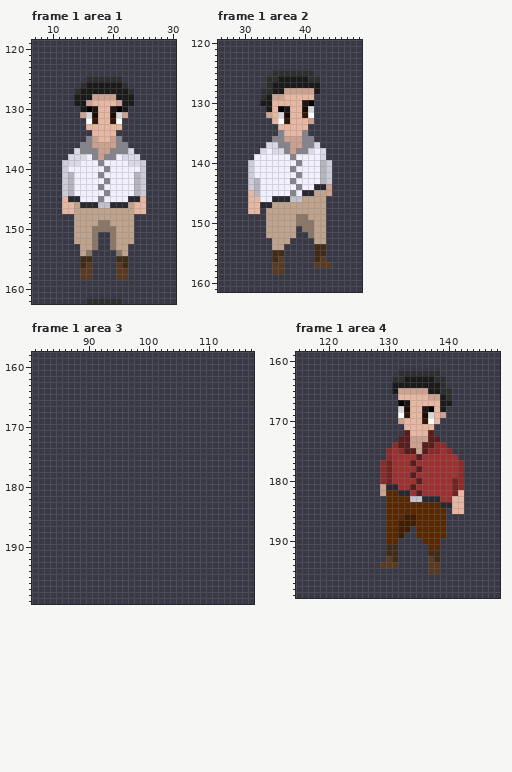
File history of a pixel-art file, Dibujo/IDEAS/Lux/EDICION/Portafolio.aseprite. This is how it looked before the edit.
600x600 pixels, 8 frames. Colours within 5 levels of each other are drawn and written as one. Shown: frame 1 area 1: x 7..30, y 119..162; frame 1 area 2: x 26..49, y 120..161; frame 1 area 3: x 81..117, y 158..199; frame 1 area 4: x 115..148, y 159..199. The commit also changed other frames or places, which this record leaves out.
The same view after the edit:
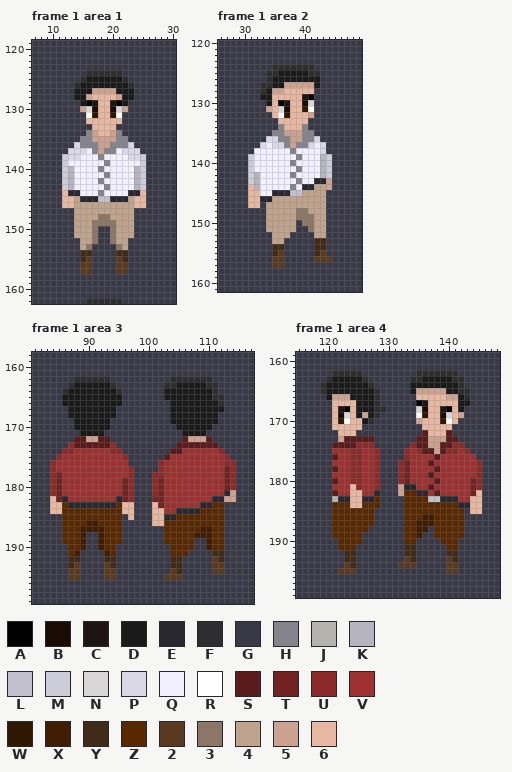
Palette (. is transparent): A #000000  B #1a0b03  C #1f1414  D #1a1a1a  E #292830  F #2e2e30  G #383847  H #85848c  J #b5b3ae  K #b5b4bf  L #c2c0cc  M #cdccd9  N #d8d6d6  P #dad8e6  Q #f2f0ff  R #ffffff  S #591b1b  T #732222  U #8c2a2a  V #9e3030  W #301702  X #401d00  Y #402a18  Z #592800  2 #593a21  3 #8c7766  4 #bfa38c  5 #cca18f  6 #e7b7a1
Changes in this commit:
Changed rows in their new state; - is an unchanged pixel.
Frame 1 area 1, layer "Todo":
first column x 12:
124 ----FFFFFF----
125 ---FDDDDDDF---
126 --FD------DF--
127 --D--5555--D--
128 ----566665----
129 --G-AC--CA-G--
130 ---5NB--BN5---
131 ---GRW--WRG---
132 ----66--66----
133 ----G----G----
134 ----H5--5H----
135 ---H--55--H---
136 --P--H--H--P--
137 -P-PQ--H-QP-P-
138 M--Q-QHQQ-Q--M
139 -QQ---QH---QQ-
140 -K----HQ----K-
141 ------QH------
142 ------HQ------
143 ------QH------
144 6EE---HQ---EE6
145 -64EEELLEEE46-
146 ---44444444---
147 GG----------GG
148 ------33------
149 -----3--3-----
150 ------GG------
152 --G--------G--
153 ----3G--G3----
154 ---YY----YY---
155 ----2----2----
156 ---2------2---
158 ---GG----GG---
Frame 1 area 2, layer "Todo":
first column x 31:
124 ----FFFFFFF---
125 ---F-DDDDD-F--
126 ----D-----DD--
127 --F---55555---
128 ---D5566666G--
129 --D-66---CA---
130 --G--AC--BN---
131 ---5-NB--WR---
132 ---G-RW--65---
133 ----G66---G---
134 -----H---H----
135 ----H-555-H---
136 ---PP-H----P--
137 --PQ-P--H-PQP-
138 -QQ-QQQHQQQ---
139 M------QH---KM
140 -------HQ-----
141 -------QH-----
142 -K-----HQ-----
143 -------QH--EE5
144 6------HQEE44-
145 -6--EEELL44--G
146 --EE44444-----
147 --G4----------
148 GG------33----
149 ----------3---
150 --------G-----
151 ---------G----
152 ---G---G--G---
153 ------G----YY-
154 ----YY--------
155 -----2------2-
156 ----2------2-2
157 -----------GGG
158 ----GG--------
Frame 1 area 3, layer "Todo":
first column x 84:
162 ----FFFFFF----------FFFFFFF----
163 ---FDDDDDDF--------FFDDDDDFF---
164 --FDDDDDDDDF-------DDDDDDDDF---
165 --DDDDDDDDDD-------DDDDDDDDFF--
166 --DDDDDDDDDD--------DDDDDDDDF--
167 ---DDDDDDDD---------DDDDDDDDD--
168 ---DDDDDDDD---------DDDDDDDD---
169 ----DDDDDD----------DDDDDDDD---
170 ----DDDDDD-----------DDDDDD----
171 -----DDDD-------------DDDD-----
172 ----SS55SS------------S555S----
173 ---USSSSSSU----------SSSSSSS---
174 --UUVVVVVVUU--------SSVVVVVVU--
175 -UVVVVVVVVVVU------SVVVVVVVVVU-
176 UVVVVVVVVVVVV-----UVVVVVVVVVVUU
177 UVVVVVVVVVVVVU----UVVVVVVVVVVTU
178 UTVVVVVVVVVVVU---UUVVVVVVVVVVTU
179 UTVVVVVVVVVVTU---UTVVVVVVVVVVTU
180 UTVVVVVVVVVVTU---UTVVVVVVVVVVTU
181 UTVVVVVVVVVVTU---UTVVVVVVVVVVE5
182 6TEVVVVVVVVETU---TTVVVVVVVVEE55
183 66ZEEEEEEEEZ66---6TVVVVVVEEZZ--
184 66ZZZZZZZZZZ66---66VVEEEEZZZZ--
185 --ZZZZZZZZZZ-6---66EEZZZZZZZZ--
186 --ZZZZXXZZZZ-----66ZZZZZZZZZZ--
187 --ZZZXXXXZZZ-------ZZZZZZXXZZ--
188 --ZZZX--XZZZ-------ZZZZZXXXZZ--
189 --ZZZX--XZZZ-------ZZZZZ--XZZ--
190 ---ZZX--XZZ---------ZZZZ--XZZ--
191 ---ZX----XZ---------ZZZ----YY--
192 ---YY----YY---------YY-----2Y--
193 ---Y2----2Y---------YY-----22--
194 ---22----22---------2Y-----22--
195 ---22----22--------222---------
Frame 1 area 4, layer "Todo":
first column x 119:
162 --FFFFF------GGG----FFF----
163 -FDDDDDF----GGGFF--DDDFF---
164 FDDDDDDDF---GGG-----DDDF---
165 FDDDDDDDDF--GGGD--555DDFF--
166 -D555DDDDF---GGG--66655DF--
167 --6666DDDF---GGGAC--666DD--
168 --6CA6DDDFF--GGGNB6-CA6D---
169 --6BN6D5DF---GGGRW6-BN65---
170 --6WR66DF----GGG566-WR6----
171 --66666-------GGG--666-----
172 ---666--------GGGS666S-----
173 ---5SSSSS----GGGSS555SS----
174 --SSSSUUU---GGGUS-55SSUU---
175 --VVVUUVVU-GGGUVU-S5S-UVU--
176 --SVVUUVVU-GGGU-V--S---VVV-
177 --VVVUUVVUGGGUTV--S----VVVU
178 --SVVUUVVUGGGUT-V--S---VVVU
179 --VVVUUVVUGGGUTV--S----VVVU
180 --SVVUUVVUGGGUT-V--S--VVVTU
181 --VVV6UVVUGGG5EE--S---VVVTU
182 --SVV66VVEGGG5ZZEE-S--VVVT6
183 --JEE66EEZ-GGG-ZZZLLEEEVV66
184 --ZZZ66ZZZ-GGG------ZZZEE66
185 --ZZZZZZZ--GGG-------ZZZ-66
186 --ZZZZZZZ--GGGZZ-XX--ZZZ---
187 --ZZZZZZZ--GGGZZXXX--ZZZ---
188 --ZZZZZZ---GGGZZXXG--ZZZ---
189 --ZZZZZ----GGGZZXGG--ZZZ---
190 ---ZZZZ----GG-ZZ-GGGZZZ----
191 ---ZZZ-----GG-YY--GG-ZZ----
192 ----YY-----GG-YY--GG-YY----
193 ----YY-----GG-2Y--GG-2Y----
194 ----2Y----GGG222--GG-22----
195 ---222------------GG-22----
Pixel boxes of the changes (left, top, right, bottom) in both pictures:
changed: (62, 70, 146, 280)
changed: (248, 64, 332, 274)
changed: (50, 376, 236, 580)
changed: (320, 370, 482, 574)
